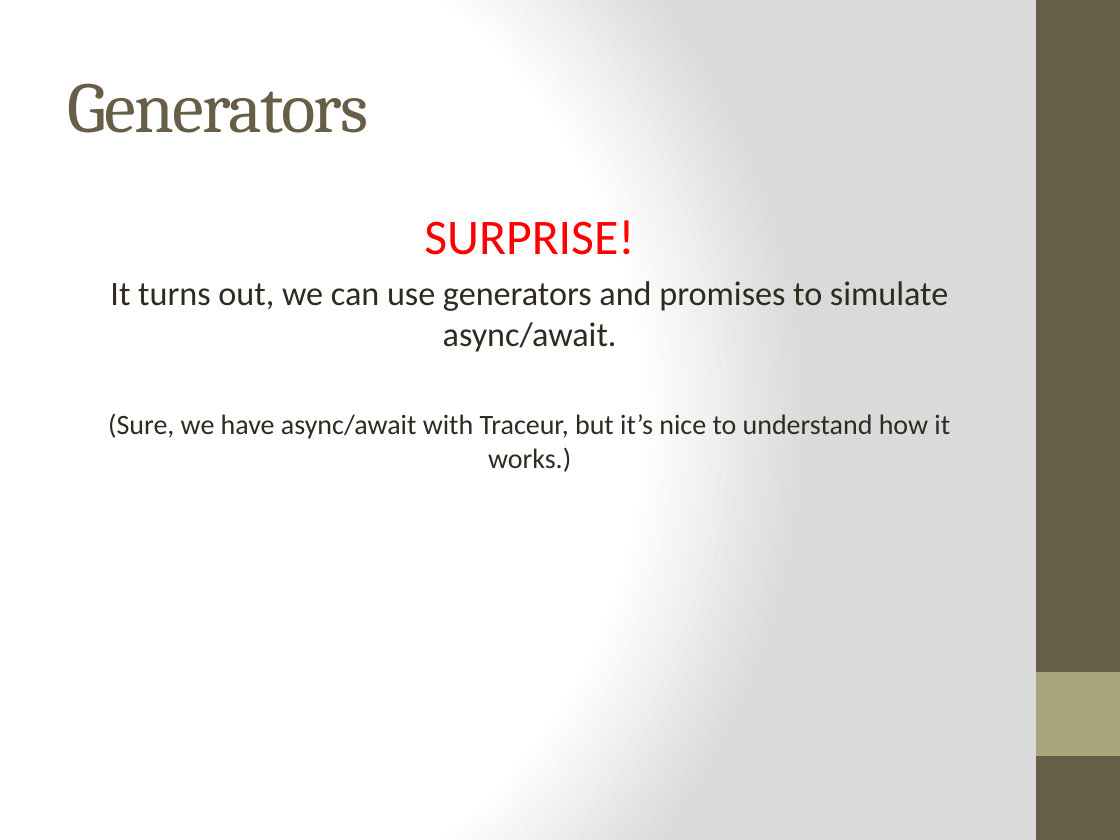
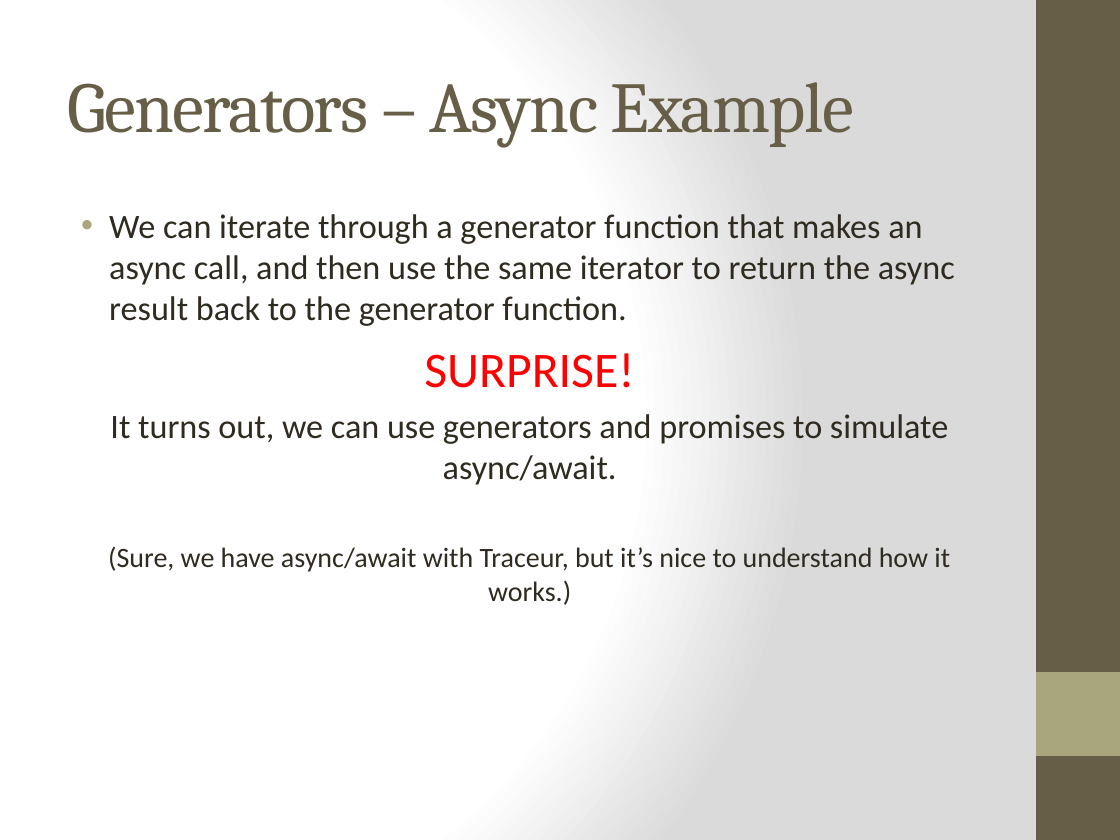
Before and after one commit to cheryly279/AsyncDiscussion, a slide deck: slide 34 of Async_Discussion_9_29_15.pptx. Drawn at 1120x840 pixels with LibreOffice and Linux fonts; fonts in the diff are those of the drawing. Boxes give left, top, right and bottom in pixels: in the first picture for what was removed or moved away, otherwise in the second. Text is boxed around its words. In the diff, an @@ line names an element or a change of style, - is before the commit and + after.

Commit message:
Some cleaner generator slides.

```diff
--- a/Async_Discussion_9_29_15.pptx
+++ b/Async_Discussion_9_29_15.pptx
@@ title at <box>67,82,854,147</box>: text changed @@
-Generators
+Generators – Async Example
@@ text at <box>109,214,955,326</box>: paragraph added @@
+  • We can iterate through a generator function that makes an async call, and then use the same iterator to return the async result back to the generator function.
```
Also in this commit, not shown: 5 other slides changed, 1 other file.
